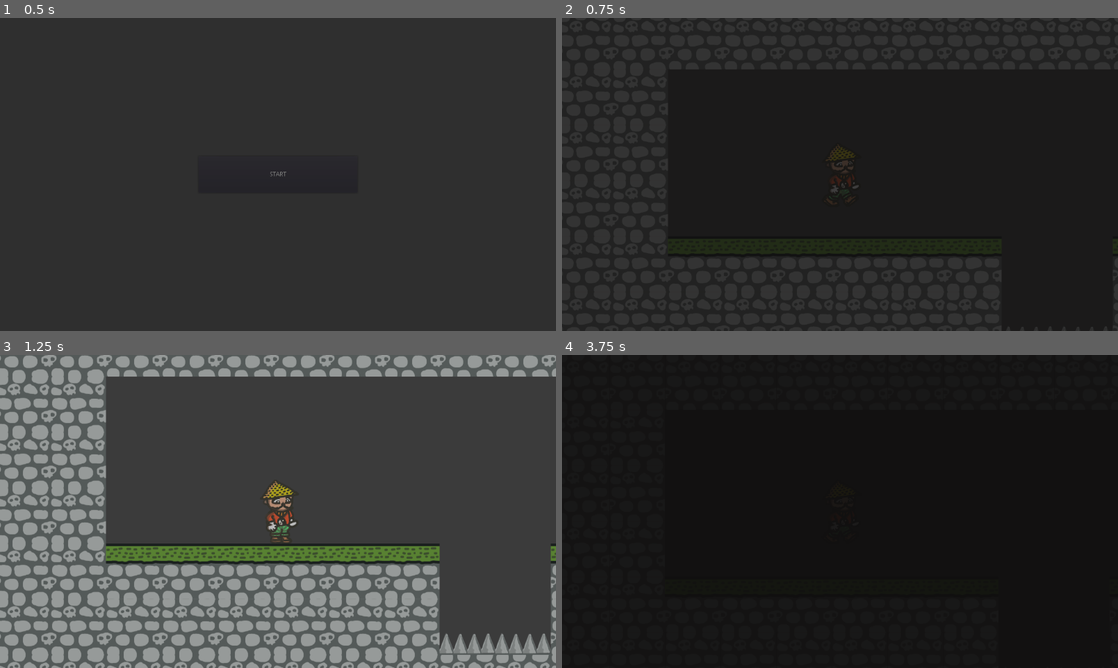
Above: before the commit, frames 1-4 (two rows, left to right).
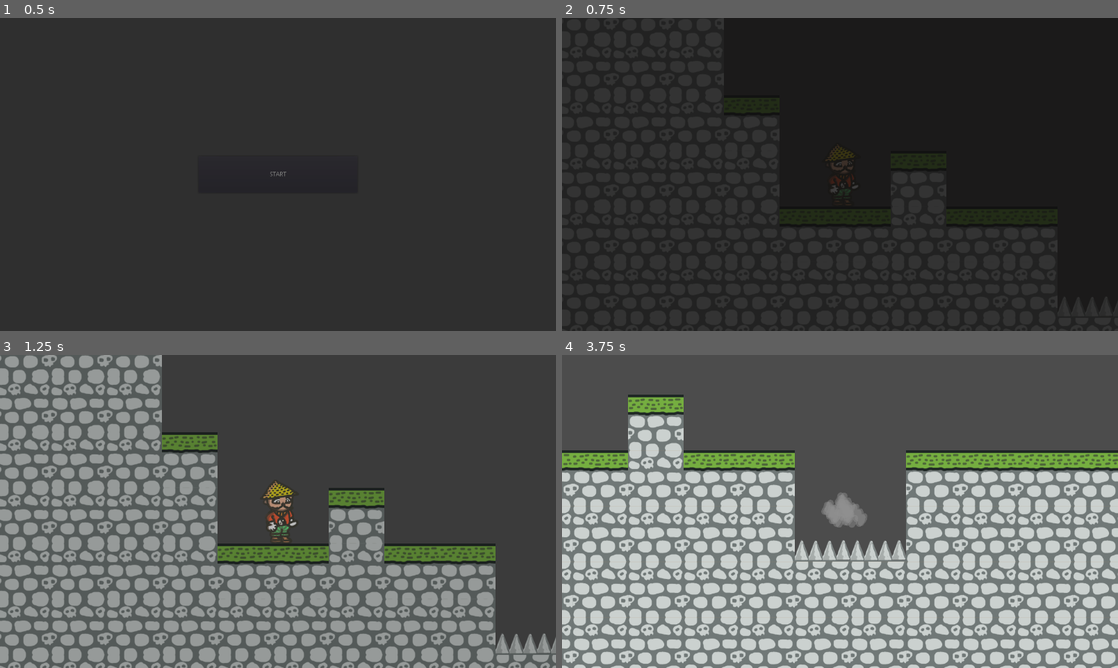
Above: after the commit, the same moments.

Repository: jickingx/JekAndModernongMonghe
Game: Godot game, scene res://src/Screens/Start.tscn
Same seed, same stepped clock (60 frames per second), same inputs: the game is played once before the commit and once after it.
Inputs:
- Up to frame 1 (0.5 s): no input
- Up to frame 2 (0.75 s): click "START" at 0.5 s
- Up to frame 3 (1.25 s): no input
- Up to frame 4 (3.75 s): hold Right (ui_right) 1.28-2.78 s; tap Up (ui_up) at 1.52, 2.27 s; hold Left (ui_left) 2.78-3.53 s; hold Right (ui_right) from 3.53 s (still down)

Frame 1 is identical in both runs. In frame 2, 13% of the frame differs, in the area x 19-100%, y 0-100%; in frame 3, 22%; in frame 4, 99%, in the area x 0-100%, y 0-100%.

Commit message:
adjust physics values

Diff:
--- a/src/Actors/Player.gd
+++ b/src/Actors/Player.gd
@@ -2,15 +2,15 @@
 
 const ParticlesExplosion = preload("res://src/Particles/Explosion.tscn")
 
+#base 128 block size, val/8
 const ACCELERATION: = 64
-const MAX_SPEED: = 384
-const FRICTION: = 10
-const AIR_RESISTANCE: = 1
-const GRAVITY: = 10
-const JUMP_FORCE: = 384
+const MAX_SPEED: = 512
+const FRICTION: = 80
+const AIR_RESISTANCE: = 8
+const GRAVITY: = 32
+const JUMP_FORCE: = 1024
 
 export var death_restart_delay: float = .8
-
 var motion: = Vector2.ZERO
 
 onready var animatedSprite = $AnimatedSprite
@@ -54,11 +54,11 @@
 
 func _on_HazardDetector_body_entered(body):
 	if body.is_in_group("hazards"):
-		print_debug("kill")
 		var ex = ParticlesExplosion.instance()
 		ex.position = self.position
 		Global.current_scene.add_child(ex)
 		ex.emitting = true
 		hide()
+		$Sounds/Dead.play()
 		yield(get_tree().create_timer(death_restart_delay), "timeout")
 		Global.restart_scene()
--- a/src/Levels/Level00.tscn
+++ b/src/Levels/Level00.tscn
@@ -36,10 +36,7 @@
 tile_set = ExtResource( 1 )
 cell_size = Vector2( 128, 128 )
 format = 1
-tile_data = PoolIntArray( -5, 3, 0, -4, 3, 0, -3, 3, 0, -2,  …(352 unchanged characters)… 068, 3, 0, 131069, 3, 0, 131070, 3, 0, 131071, 3, 0, 65536, 3, 0, 65537, 3, 0, 65538, 3, 0, 65539, 3, 0, 65540, 3, 0, 65541, 3, 0, 65542, 3, 0, 65543, 3, 0, 65544, 3, 0, 65545, 3, 0, 65546, 3, 0, 196603, 3, 0, 196604, 3, 0, 196605, 3, 0, 196606, 3, 0, 262139, 3, 0, 262140, 3, 0, 262141, 3, 0, 262142, 3, 0, 327675, 3, 0, 327676, 3, 0, 327677, 3, 0, 327678, 3, 0, 393211, 3, 0, 393212, 3, 0, 393213, 3, 0, 393214, 3, 0, 393215, 1, 0, 327680, 1, 0, 327681, 1, 0, 327682, 1, 0, 327683, 1, 0, 327684, 1, 0, 327687, …(693 unchanged characters)…
-__meta__ = {
-"_edit_lock_": true
-}
+tile_data = PoolIntArray( -5, 3, 0, -4, 3, 0, -3, 3, 0, -2,  …(352 unchanged characters)… 068, 3, 0, 131069, 3, 0, 131070, 3, 0, 196603, 3, 0, 196604, 3, 0, 196605, 3, 0, 196606, 3, 0, 262139, 3, 0, 262140, 3, 0, 262141, 3, 0, 262142, 3, 0, 262143, 1, 0, 327675, 3, 0, 327676, 3, 0, 327677, 3, 0, 327678, 3, 0, 327679, 3, 0, 262146, 1, 0, 393211, 3, 0, 393212, 3, 0, 393213, 3, 0, 393214, 3, 0, 393215, 3, 0, 327680, 1, 0, 327681, 1, 0, 327682, 3, 0, 327683, 1, 0, 327684, 1, 0, 327687, …(693 unchanged characters)…
 
 [node name="TileMapHazards" type="TileMap" parent="." groups=[
 "hazards",
@@ -53,4 +50,4 @@
 }
 
 [node name="Player" parent="." instance=ExtResource( 2 )]
-position = Vector2( 268.121, 488.757 )
+position = Vector2( 139.269, 543.659 )
